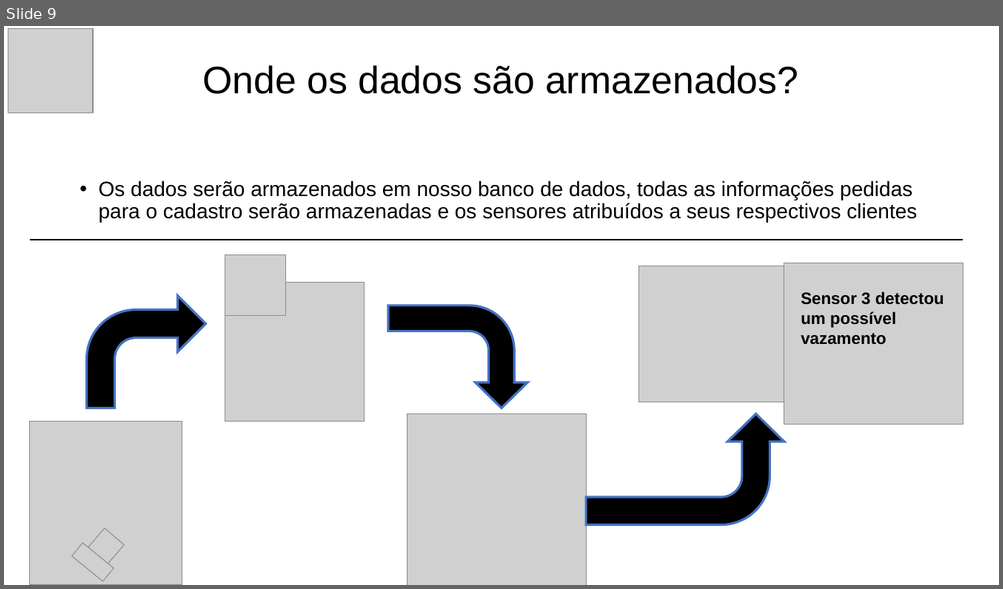
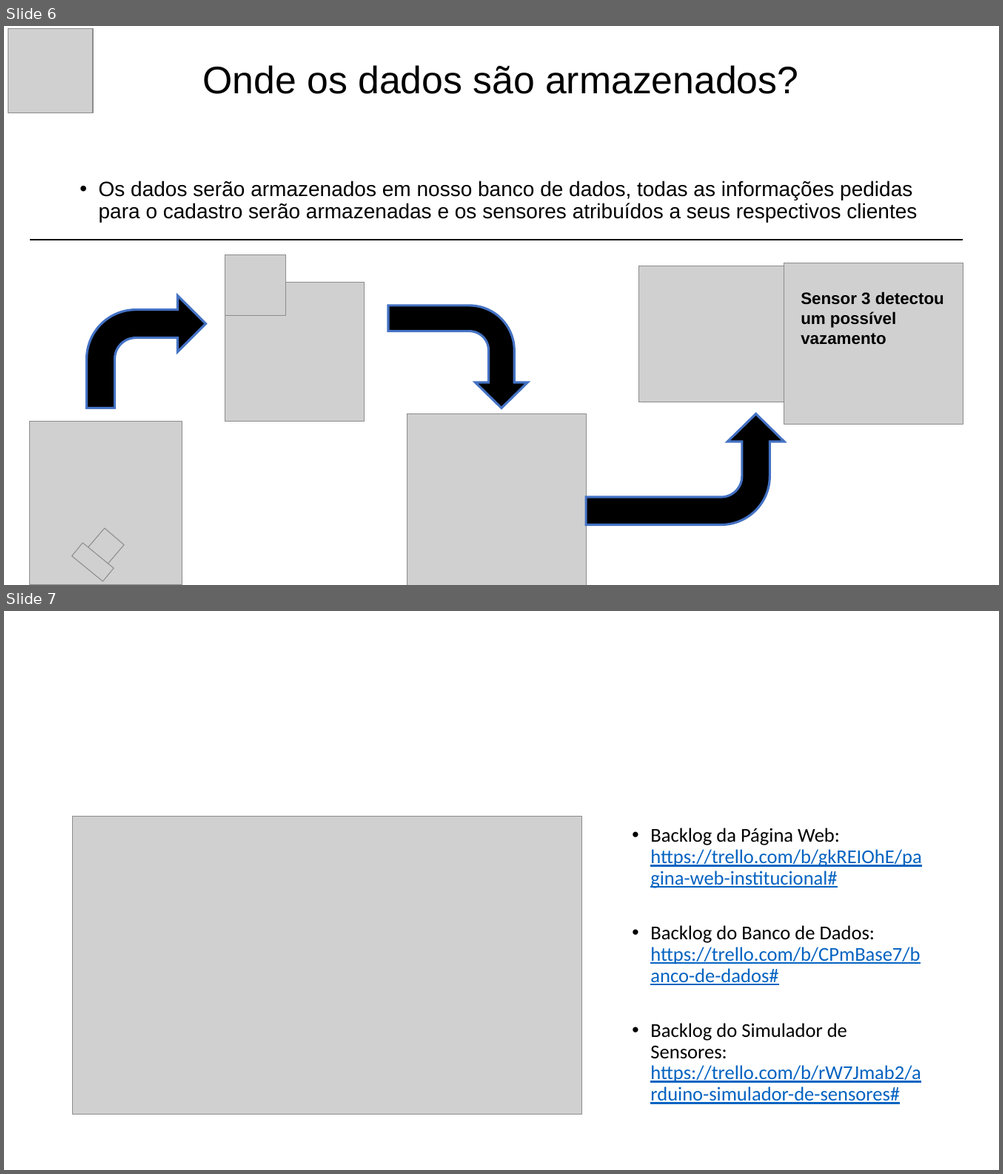
Before and after one commit to franklin-silva41/PROJETO-SENSOR-DE-UMIDADE, a slide deck: SUSTABIL - Apresentação didatico.pptx. Shown one above the other, each under a label of ours: slide 9 before the commit, slides 6 and 7 after it. The pictures are 1003x589 and 1003x1174 pixels, drawn with LibreOffice and Linux fonts; fonts in the diff are those of the drawing; grey boxes stand for pictures. Boxes give left, top, right and bottom in pixels: in the first picture for what was removed or moved away, otherwise in the second. Text is boxed around its words. In the diff, an @@ line names an element or a change of style, - is before the commit and + after.

```diff
--- a/SUSTABIL - Apresentação didatico.pptx
+++ b/SUSTABIL - Apresentação didatico.pptx
@@ slide 7 added at bbox=[4, 611, 999, 1170], background #FFFFFF @@
@@ picture added at bbox=[73, 816, 581, 1115] @@
@@ text added at bbox=[650, 828, 921, 1105], 19 pt, text #0563C1, underline @@
+• Backlog da Página Web: https://trello.com/b/gkREIOhE/pagina-web-institucional#
+• Backlog do Banco de Dados: https://trello.com/b/CPmBase7/banco-de-dados#
+• Backlog do Simulador de Sensores: https://trello.com/b/rW7Jmab2/arduino-simulador-de-sensores#
@@ what was slide 9 is now slide 6 @@
```
Also in this commit, not shown: 2 other slides added, 2 other files.
